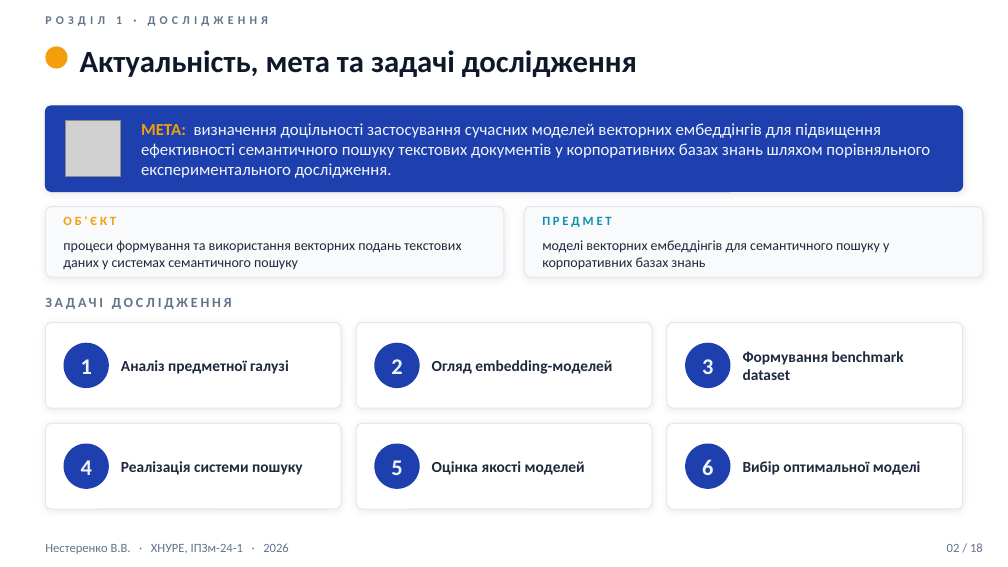
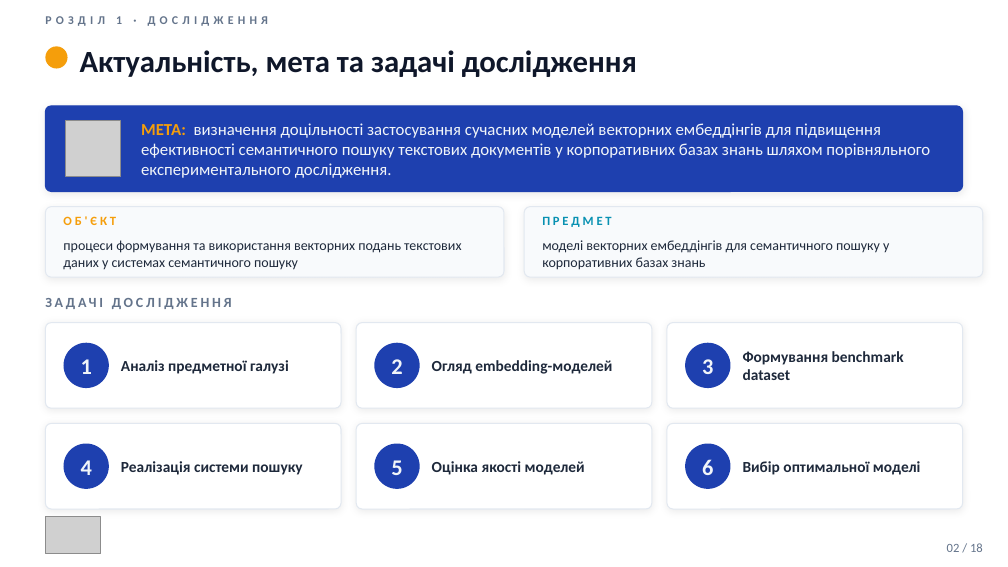
Before and after one commit to vitaliinnest/kb-semantic-search-benchmark, a slide deck: slide 2 of thesis/Nesterenko_Presentation.pptx. Drawn at 1008x567 pixels with LibreOffice and Linux fonts; fonts in the diff are those of the drawing; grey boxes stand for pictures. Boxes give left, top, right and bottom in pixels: in the first picture for what was removed or moved away, otherwise in the second. Text is boxed around its words. In the diff, an @@ line names an element or a change of style, - is before the commit and + after.

```diff
--- a/thesis/Nesterenko_Presentation.pptx
+++ b/thesis/Nesterenko_Presentation.pptx
@@ picture added at (45, 516, 101, 553) @@
@@ text removed at (45, 543, 289, 554) @@
-Нестеренко В.В. · ХНУРЕ, ІПЗм-24-1 · 2026
```
Also in this commit, not shown: 16 other slides changed, 1 other file.
